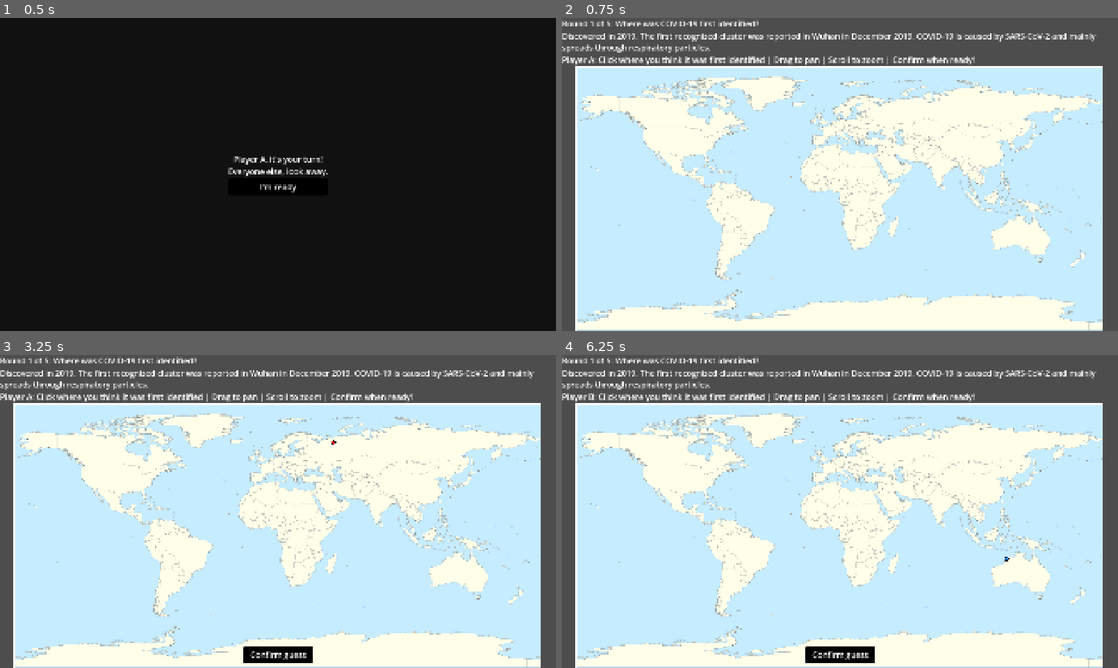
Above: before the commit, frames 1-4 (two rows, left to right).
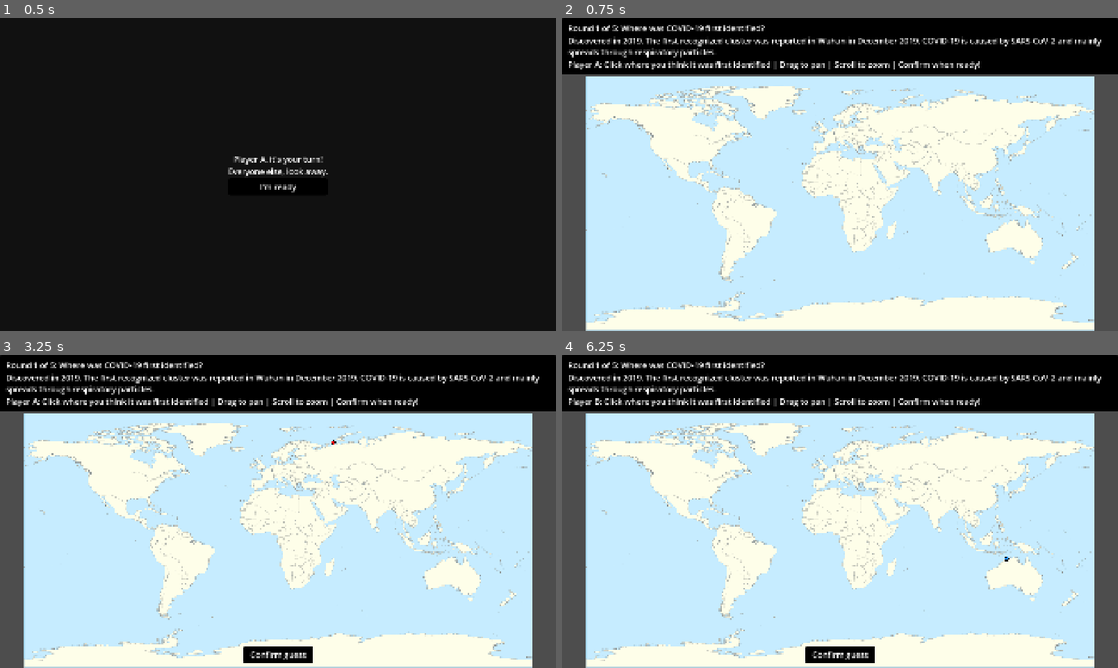
Above: after the commit, the same moments.

Repository: cisc-3667-fall-2026/Group-Project-2
Game: Godot game, scene res://scenes/Game.tscn
The game is run twice, just before and just after one commit, with the same random seed, the same clock (stepped at 60 frames per second) and the same inputs. This scene is started directly instead of the project's main scene.
Inputs (mouse positions are in pixels of both pictures, inside the frame that each line leads up to):
- Up to frame 1 (0.5 s): no input
- Up to frame 2 (0.75 s): click "I'm ready" at 0.5 s
- Up to frame 3 (3.25 s): tap Enter at 1.25, 2.75 s; drag from (278, 536) to (333, 442) at 1.27 s; tap Space at 2 s; drag from (166, 527) to (250, 574) at 2.02 s; move the mouse to (333, 442) at 2.77 s; click (333, 442) at 2.92 s
- Up to frame 4 (6.25 s): click "Confirm guess" at 3.5 s; click "I'm ready" at 4.25 s; tap Space at 5 s; drag from (812, 574) to (673, 464) at 5.02 s; tap Enter at 5.75 s; move the mouse to (1006, 558) at 5.77 s; click (1006, 558) at 5.92 s

Frame 1 is identical in both runs. In frame 2, 33% of the frame differs, in the area x 0-100%, y 0-100%; in frame 3, 33%; in frame 4, 33%.

Commit message:
changed color of buttons/background of game questions and more
fixed game not revealing the location of the diseases, removed km distance (unnecessary)

Diff:
--- a/assets/Main_Theme.tres
+++ b/assets/Main_Theme.tres
@@ -1,11 +1,12 @@
 [gd_resource type="Theme" format=3 uid="uid://cpd3middaxh4l"]
 
-[sub_resource type="StyleBoxFlat" id="StyleBoxFlat_button_normal"]
-content_margin_left = 24.0
-content_margin_top = 10.0
-content_margin_right = 24.0
-content_margin_bottom = 10.0
-bg_color = Color(0, 0, 0, 1)
+[sub_resource type="StyleBoxFlat" id="StyleBoxFlat_button_focus"]
+draw_center = false
+border_width_left = 2
+border_width_top = 2
+border_width_right = 2
+border_width_bottom = 2
+border_color = Color(1, 1, 1, 1)
 corner_radius_top_left = 8
 corner_radius_top_right = 8
 corner_radius_bottom_right = 8
@@ -22,24 +23,23 @@
 corner_radius_bottom_right = 8
 corner_radius_bottom_left = 8
 
+[sub_resource type="StyleBoxFlat" id="StyleBoxFlat_button_normal"]
+content_margin_left = 24.0
+content_margin_top = 10.0
+content_margin_right = 24.0
+content_margin_bottom = 10.0
+bg_color = Color(0, 0, 0, 1)
+corner_radius_top_left = 8
+corner_radius_top_right = 8
+corner_radius_bottom_right = 8
+corner_radius_bottom_left = 8
+
 [sub_resource type="StyleBoxFlat" id="StyleBoxFlat_button_pressed"]
 content_margin_left = 24.0
 content_margin_top = 10.0
 content_margin_right = 24.0
 content_margin_bottom = 10.0
 bg_color = Color(0.32, 0.32, 0.32, 1)
-corner_radius_top_left = 8
-corner_radius_top_right = 8
-corner_radius_bottom_right = 8
-corner_radius_bottom_left = 8
-
-[sub_resource type="StyleBoxFlat" id="StyleBoxFlat_button_focus"]
-draw_center = false
-border_width_left = 2
-border_width_top = 2
-border_width_right = 2
-border_width_bottom = 2
-border_color = Color(1, 1, 1, 1)
 corner_radius_top_left = 8
 corner_radius_top_right = 8
 corner_radius_bottom_right = 8
--- a/scenes/Game.tscn
+++ b/scenes/Game.tscn
@@ -27,17 +27,23 @@
 layout_mode = 2
 size_flags_horizontal = 3
 
-[node name="QuestionLabel" type="Label" parent="Layout/LeftSide" unique_id=519506714]
+[node name="PanelContainer" type="PanelContainer" parent="Layout/LeftSide" unique_id=960610718]
+layout_mode = 2
+
+[node name="VBoxContainer" type="VBoxContainer" parent="Layout/LeftSide/PanelContainer" unique_id=314033478]
+layout_mode = 2
+
+[node name="QuestionLabel" type="Label" parent="Layout/LeftSide/PanelContainer/VBoxContainer" unique_id=519506714]
 unique_name_in_owner = true
 layout_mode = 2
 
-[node name="FactLabel" type="RichTextLabel" parent="Layout/LeftSide" unique_id=2008490876]
+[node name="FactLabel" type="RichTextLabel" parent="Layout/LeftSide/PanelContainer/VBoxContainer" unique_id=2008490876]
 unique_name_in_owner = true
 layout_mode = 2
 bbcode_enabled = true
 fit_content = true
 
-[node name="TurnLabel" type="Label" parent="Layout/LeftSide" unique_id=820849172]
+[node name="TurnLabel" type="Label" parent="Layout/LeftSide/PanelContainer/VBoxContainer" unique_id=820849172]
 unique_name_in_owner = true
 layout_mode = 2
 
--- a/scenes/Leaderboard.tscn
+++ b/scenes/Leaderboard.tscn
@@ -37,4 +37,4 @@
 [node name="PlayAgainButton" type="Button" parent="CenterContainer/VBoxContainer" unique_id=2054538635]
 unique_name_in_owner = true
 layout_mode = 2
-text = "Play Again"
+text = "Main Menu"
--- a/scripts/Scene/Game.gd
+++ b/scripts/Scene/Game.gd
@@ -9,6 +9,7 @@
 var current_player := 0
 var guesses: Array = []          # one Vector2(lat, lon) per player
 var accepting_clicks := false
+
 
 func _ready() -> void:
 	# Lets you test this scene directly with F6, without going through the menu.
@@ -28,7 +29,8 @@
 	%NextButton.pressed.connect(_on_next_pressed)
 	start_round()
 
-#Round flow
+
+# Round flow
 
 func start_round() -> void:
 	var d: Dictionary = rounds[round_idx]
@@ -46,23 +48,31 @@
 	%RevealPanel.hide()
 	show_turn_screen()
 
+
 func show_turn_screen() -> void:
 	accepting_clicks = false
 	%MapViewport.reset_view(false)
 	$PrivacyScreen.show_for(PlayerManager.list_index)
 
+
 # Called when PrivacyScreen sends its player_ready signal.
 func _on_player_ready() -> void:
-	var player_name = PlayerManager.get_players()[PlayerManager.list_index].name
-	%TurnLabel.text = "%s: Click where you think it was first identified | Drag to pan | Scroll to zoom | Confirm when ready!" % player_name
+	var player_name: String = PlayerManager.get_players()[PlayerManager.list_index].name
+	%TurnLabel.text = (
+		"%s: Click where you think it was first identified"
+		+ " | Drag to pan | Scroll to zoom | Confirm when ready!"
+	) % player_name
 	%MapViewport.input_enabled = true
 	accepting_clicks = true
+
 
 func _on_map_clicked(coordinates: Vector2) -> void:
 	if not accepting_clicks:
 		return
-	%Pins.show_preview(pixel_to_latlon(coordinates), PLAYER_COLORS[PlayerManager.list_index])
+	var color: Color = PLAYER_COLORS[PlayerManager.list_index]
+	%Pins.show_preview(pixel_to_latlon(coordinates), color)
 	%ConfirmButton.show()
+
 
 func _on_confirm_pressed() -> void:
 	if not accepting_clicks or %Pins.preview_location == null:
@@ -78,27 +88,30 @@
 	else:
 		reveal()
 
+
 func reveal() -> void:
 	%MapViewport.reset_view(true)
-	%TurnLabel.text = "Results"
 	var d: Dictionary = rounds[round_idx]
 
 	# Green pin at every correct location.
 	for loc in d["locations"]:
 		%Pins.add_pin(loc["lat"], loc["lon"], Color.GREEN)
 
-	var text := "[b]This round[/b]\n"
+	var text := "[b]Correct answer:[/b] %s\n\n" % d["place"]
+	text += "[b]Round Results[/b]\n"
 	for i in guesses.size():
 		var guess: Vector2 = guesses[i]
 		var answer := nearest_answer(guess, d)
 		var km: float = answer["km"]
 		var points := score_for(km)
-		PlayerManager.get_players()[i].score += points
+		var player: Player = PlayerManager.get_players()[i]
+		player.score += points
 
 		var color: Color = PLAYER_COLORS[i]
 		%Pins.add_line(guess, Vector2(answer["lat"], answer["lon"]), color)
 		%Pins.add_pin(guess.x, guess.y, color)
-		text += "[color=#%s]%s[/color]: %d km away, +%d points\n" % [color.to_html(false), PlayerManager.get_players()[i].name, int(km), points]
+		var hex := color.to_html(false)
+		text += "[color=#%s]%s[/color]: +%d points\n" % [hex, player.name, points]
 
 	text += "\n[b]Standings[/b]\n" + standings_text()
 	%ResultsLabel.text = text
@@ -106,6 +119,7 @@
 	var last_round := round_idx == rounds.size() - 1
 	%NextButton.text = "See final results" if last_round else "Next round"
 	%RevealPanel.show()
+
 
 func _on_next_pressed() -> void:
 	PlayerManager.list_index = 0
@@ -115,7 +129,8 @@
 	else:
 		start_round()
 
-#Helpers
+
+# Helpers
 
 func pixel_to_latlon(pos: Vector2) -> Vector2:
 	var map_size: Vector2 = %Map.size
@@ -123,11 +138,16 @@
 	var lat: float = 90.0 - pos.y / map_size.y * 180.0
 	return Vector2(lat, lon)   # x = latitude, y = longitude
 
+
 func haversine_km(lat1: float, lon1: float, lat2: float, lon2: float) -> float:
 	var dlat := deg_to_rad(lat2 - lat1)
 	var dlon := deg_to_rad(lon2 - lon1)
-	var a := sin(dlat / 2) ** 2 + cos(deg_to_rad(lat1)) * cos(deg_to_rad(lat2)) * sin(dlon / 2) ** 2
+	var a := (
+		sin(dlat / 2) ** 2
+		+ cos(deg_to_rad(lat1)) * cos(deg_to_rad(lat2)) * sin(dlon / 2) ** 2
+	)
 	return 6371.0 * 2.0 * atan2(sqrt(a), sqrt(1.0 - a))
+
 
 # Some diseases have two locations. Score against whichever is closer.
 func nearest_answer(guess: Vector2, d: Dictionary) -> Dictionary:
@@ -138,8 +158,10 @@
 			best = {"km": km, "lat": loc["lat"], "lon": loc["lon"]}
 	return best
 
+
 func score_for(km: float) -> int:
 	return int(round(5000.0 * exp(-km / 2000.0)))
+
 
 # Players sorted from highest score to lowest.
 func standings_text() -> String:
@@ -149,6 +171,7 @@
 	for rank in order.size():
 		text += "%d. %s: %d\n" % [rank + 1, order[rank].name, order[rank].score]
 	return text
+
 
 func load_diseases() -> Array:
 	var file := FileAccess.open("res://data/diseases.json", FileAccess.READ)
